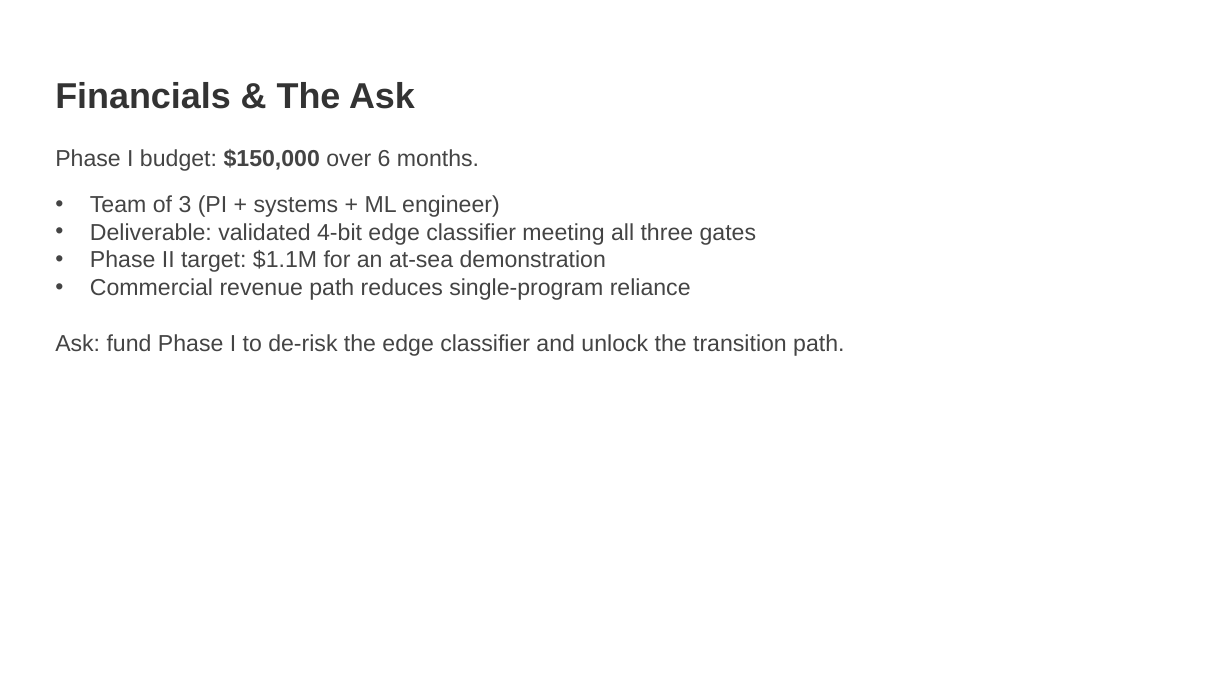
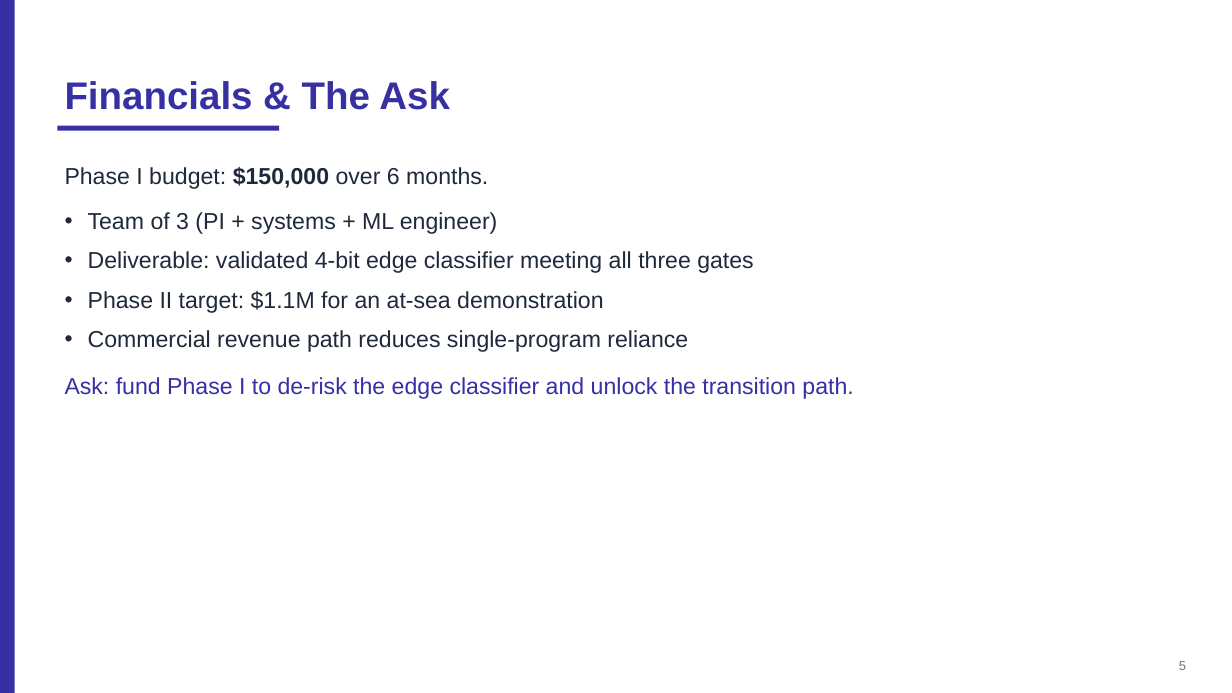
Before and after one commit to ubi-wagner/govwin, a slide deck: slide 5 of docs/sample-proposal/Aerivio_Commercialization.pptx. Drawn at 1232x693 pixels with LibreOffice and Linux fonts; fonts in the diff are those of the drawing. Boxes give left, top, right and bottom in pixels: in the first picture for what was removed or moved away, otherwise in the second. Text is boxed around its words. In the diff, an @@ line names an element or a change of style, - is before the commit and + after.

```diff
--- a/docs/sample-proposal/Aerivio_Commercialization.pptx
+++ b/docs/sample-proposal/Aerivio_Commercialization.pptx
@@ rectangle added at <box>0,0,15,693</box>, fill #3730A3 @@
@@ text "Financials & The Ask": place and size @@
-text "Financials & The Ask" at <box>55,82,415,109</box>
+text "Financials & The Ask" at <box>65,81,450,110</box>
@@ text "Financials & The Ask" at <box>65,81,450,110</box>: size 28 to 30 pt, text colour #333333 to #3730A3 @@
@@ rectangle added at <box>57,126,279,131</box>, fill #3730A3 @@
@@ text "Phase I budget: $150,000 over ...": place and size @@
-text "Phase I budget: $150,000 over ..." at <box>55,149,479,171</box>
+text "Phase I budget: $150,000 over ..." at <box>65,167,488,189</box>
@@ text "Phase I budget: $150,000 over ..." at <box>65,167,488,189</box>: text colour #444444 to #1E293B @@
@@ text "Team of 3 (PI + ...": place and size @@
-text "Team of 3 (PI + ..." at <box>90,195,756,300</box>
+text "Team of 3 (PI + ..." at <box>88,212,753,352</box>
@@ text "Team of 3 (PI + ..." at <box>88,212,753,352</box>: text colour #444444 to #1E293B; indent changed; line spacing 1 to 1.05; more space between paragraphs @@
@@ text "Ask: fund Phase I to ...": place and size @@
-text "Ask: fund Phase I to ..." at <box>55,334,844,356</box>
+text "Ask: fund Phase I to ..." at <box>65,377,853,399</box>
@@ text "Ask: fund Phase I to ..." at <box>65,377,853,399</box>: text colour #444444 to #3730A3 @@
@@ text added at <box>1179,661,1186,670</box>, 10 pt, text #64748B @@
+5
```
Also in this commit, not shown: 4 other slides changed, 25 other files.
